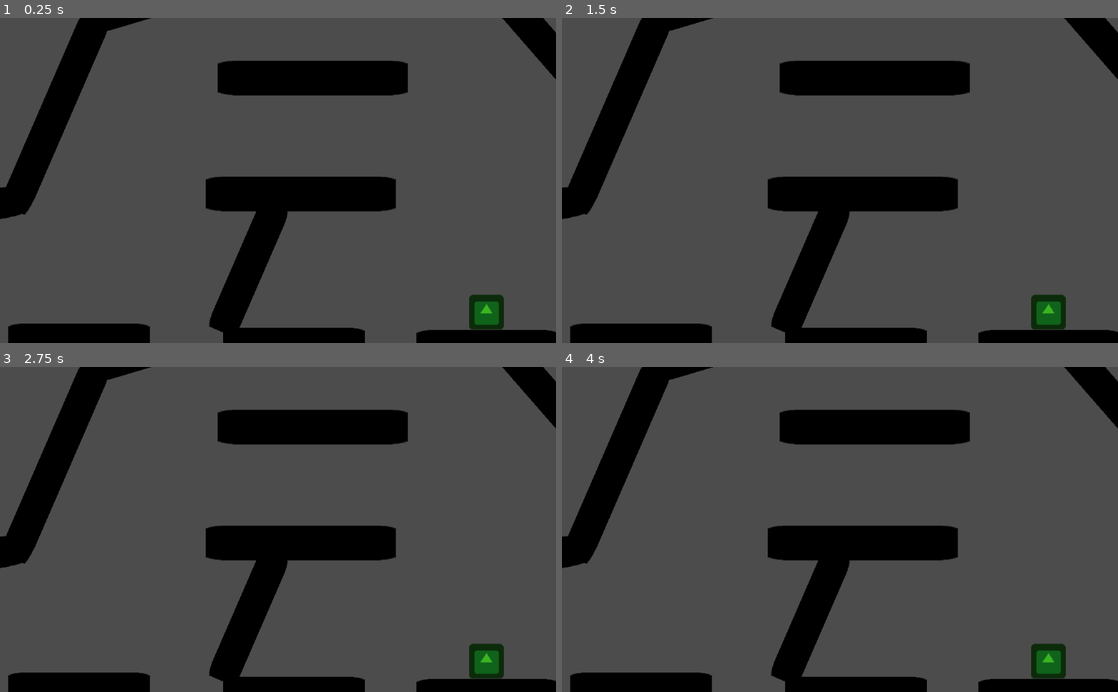
Above: before the commit, frames 1-4 (two rows, left to right).
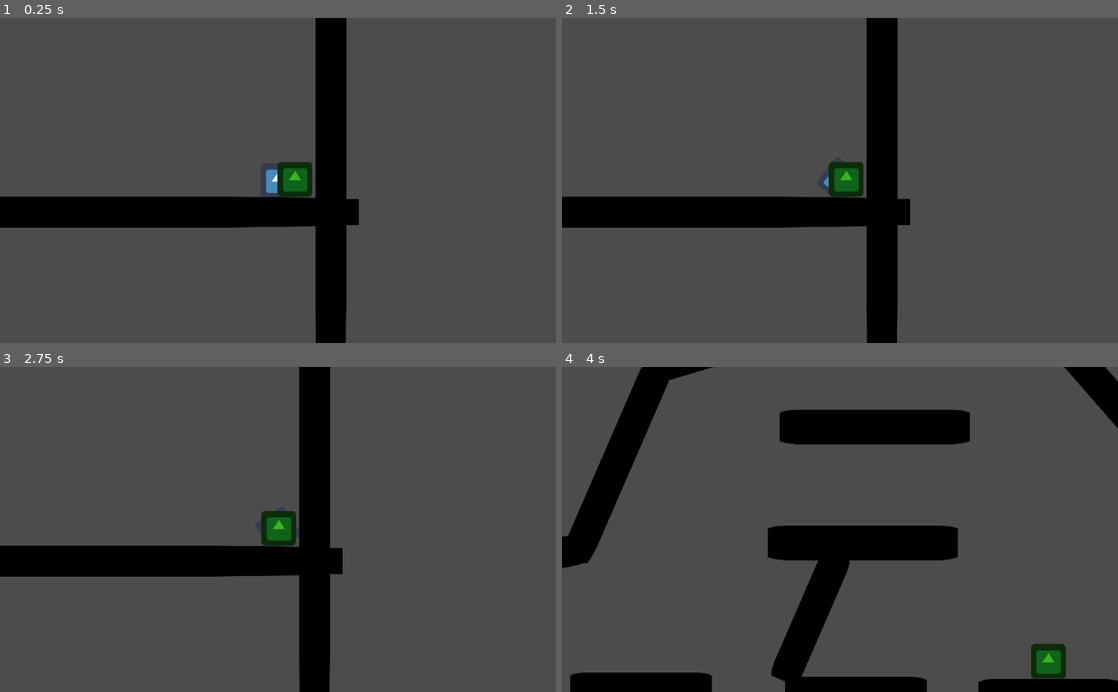
Above: after the commit, the same moments.

Repository: ChibiDenDen/Jook
Game: Godot game, scene res://Scenes/PhysicsGame.tscn
The game is run twice, just before and just after one commit, with the same random seed, the same clock (stepped at 60 frames per second) and the same inputs. The engine's default icon, where the game draws it, is replaced by a stand-in: a white triangle on a blue panel in a dark square.
Inputs (mouse positions are in pixels of both pictures, inside the frame that each line leads up to):
- Up to frame 1 (0.25 s): no input
- Up to frame 2 (1.5 s): tap Enter at 0.5 s; move the mouse to (962, 164) at 0.52 s; hold Right (ui_right) 0.53-1.28 s; click (962, 164) at 0.67 s; move the mouse to (728, 196) at 1.27 s; hold Left (ui_left) from 1.28 s (still down)
- Up to frame 3 (2.75 s): tap Space at 2 s; move the mouse to (333, 458) at 2.02 s; release Left (ui_left) at 2.03 s; hold Right (ui_right) from 2.03 s (still down)
- Up to frame 4 (4 s): move the mouse to (812, 594) at 2.77 s; release Right (ui_right) at 2.78 s; hold Up (ui_up) 2.78-3.53 s; click (812, 594) at 2.92 s; tap Enter at 3.5 s; move the mouse to (1006, 578) at 3.52 s; hold Left (ui_left) from 3.53 s (still down)

The runs differ from the first frame. In frame 1, 24% of the frame differs, in the area x 0-100%, y 0-100%; in frame 2, 24%; in frame 3, 24%; in frame 4, nothing differs.

Commit message:
Add surviveable hit threshold

Diff:
--- a/Objects/Player/Player.gd
+++ b/Objects/Player/Player.gd
@@ -23,6 +23,8 @@
 var last_camera_zoom : Vector2
 var target_camera_zoom : float
 var last_applied_force : Vector2
+var last_linear_velocity : Vector2
+const survivable_hit_force := 100.0
 
 # Called when the node enters the scene tree for the first time.
 func _ready():
@@ -38,6 +40,7 @@
 
 	$Camera2D.zoom.x = min(max(min_camera_zoom, $Camera2D.zoom.x + zoom_step), max_camera_zoom)
 	$Camera2D.zoom.y = min(max(min_camera_zoom, $Camera2D.zoom.y + zoom_step), max_camera_zoom)
+	last_linear_velocity = linear_velocity
 
 func _integrate_forces(state):
 	if crashed:
@@ -67,7 +70,8 @@
 	last_camera_zoom = $Camera2D.zoom
 
 func _on_Player_body_entered(body):
-	if body.is_in_group("Crash") and crashed_player == null:
+	print_debug((last_linear_velocity - linear_velocity).length())
+	if body.is_in_group("Crash") and crashed_player == null and (last_linear_velocity - linear_velocity).length() > survivable_hit_force:
 		crashed_player = CrashedPlayerScene.instance()
 		crashed_player.player = self
 		crashed_player.global_position = global_position
